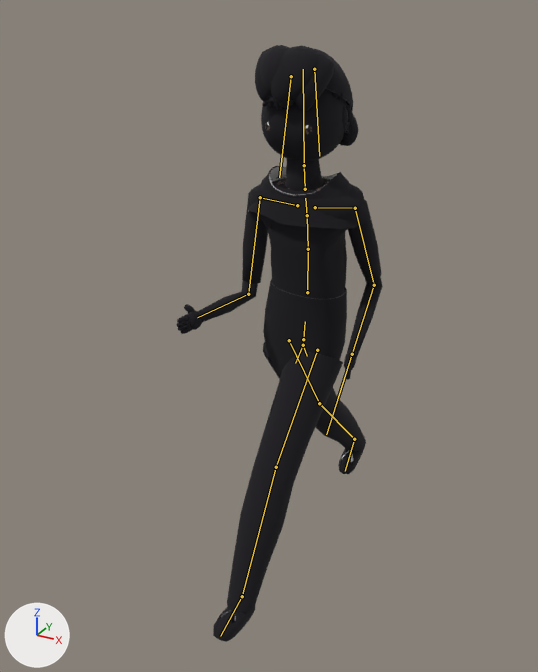
The FBX model unity/KatsushikaCampusDays/Assets/Models/Characters/student_m/student_m.fbx as it was, and as the next commit left it.
Both versions are drawn from a 50 mm lens placed at (0.917, -1.906, 1.758), pointed at (-0.089, -0.078, 0.844). Arrows for +X, +Y and +Z are at lower left; the lights stay in place. The picture after the commit comes second. Both versions are drawn at frame 11 of the action 'Armature|Run'; the numbers are the values there. The bones that change, and the others that lie on the model, are drawn over the model as lines.

Names of what the first picture shows: 'student_m', 'student_m_outline'.
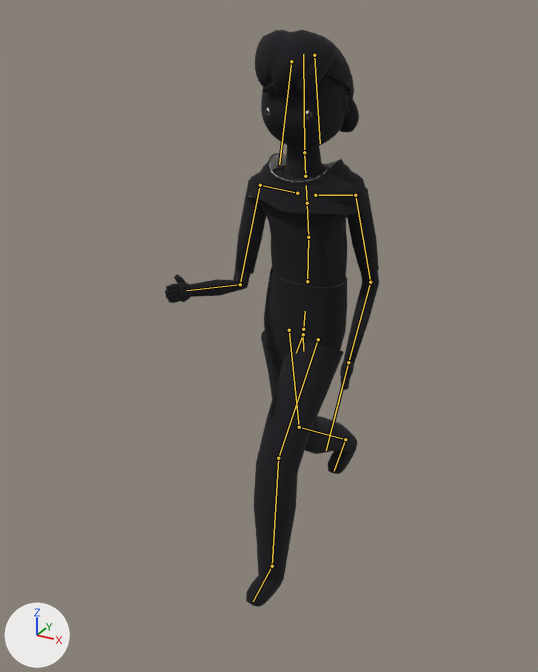
Location of each change, [x1, y1, x2, y2] in pixels of the pictures (538 x 672 px):
'student_m_outline', posed
    before: [176, 45, 383, 642]
    after: [165, 29, 379, 607]
'student_m', posed (mostly hidden)
    before: [220, 88, 353, 617]
    after: [248, 73, 352, 351]
bone 'Hips', root to tip
    before: (303, 339) to (305, 321)
    after: (303, 329) to (305, 311)
bone 'LeftUpperArm', root to tip
    before: (355, 208) to (374, 285)
    after: (355, 195) to (370, 282)
bone 'LeftLowerArm', root to tip
    before: (374, 285) to (352, 354)
    after: (370, 282) to (348, 362)
bone 'RightUpperArm', root to tip
    before: (260, 197) to (248, 294)
    after: (260, 185) to (240, 284)
bone 'LeftUpperLeg', root to tip
    before: (317, 350) to (276, 467)
    after: (318, 339) to (278, 458)
bone 'LeftLowerLeg', root to tip
    before: (276, 467) to (242, 596)
    after: (278, 458) to (272, 566)
bone 'LeftFoot', root to tip
    before: (242, 596) to (220, 636)
    after: (272, 566) to (253, 601)
bone 'RightUpperLeg', root to tip
    before: (289, 340) to (319, 403)
    after: (289, 330) to (299, 427)
bone 'RightLowerLeg', root to tip
    before: (319, 403) to (354, 439)
    after: (299, 427) to (345, 439)
bone 'RightFoot', root to tip
    before: (354, 439) to (345, 471)
    after: (345, 439) to (334, 471)

What the commit changed:
Bone 'Hips' (bone_hips) moves from (-0.009, -0.056, 0.0) to (-0.009, -0.021, 0.0).
Bone 'LeftUpperArm' (bone_leftupperarm) turns from (-6, 7, 36) to (-12, 6, 31) degrees about its own x, y and z.
Bone 'LeftLowerArm' (bone_leftlowerarm) turns from (-71, -30, -26) to (-49, -13, -32) degrees about its own x, y and z.
Bone 'RightUpperArm' (bone_rightupperarm) turns from (-34, 2, -17) to (-41, 7, -13) degrees about its own x, y and z.
Bone 'LeftUpperLeg' (bone_leftupperleg) turns from (-39, -2, -3) to (-35, -2, -3) degrees about its own x, y and z.
Bone 'LeftLowerLeg' (bone_leftlowerleg) turns from (11, 0, 0) to (32, 0, 0) degrees about its own x, y and z.
Bone 'LeftFoot' (bone_leftfoot) turns from (21, 1, -2) to (-3, 0, -3) degrees about its own x, y and z.
Bone 'RightUpperLeg' (bone_rightupperleg) turns from (33, 2, -3) to (9, 1, -5) degrees about its own x, y and z.
Bone 'RightLowerLeg' (bone_rightlowerleg) turns from (11, 0, 0) to (48, 0, 0) degrees about its own x, y and z.
Bone 'RightFoot' (bone_rightfoot) turns from (-21, -6, -3) to (-46, -5, 0) degrees about its own x, y and z.
